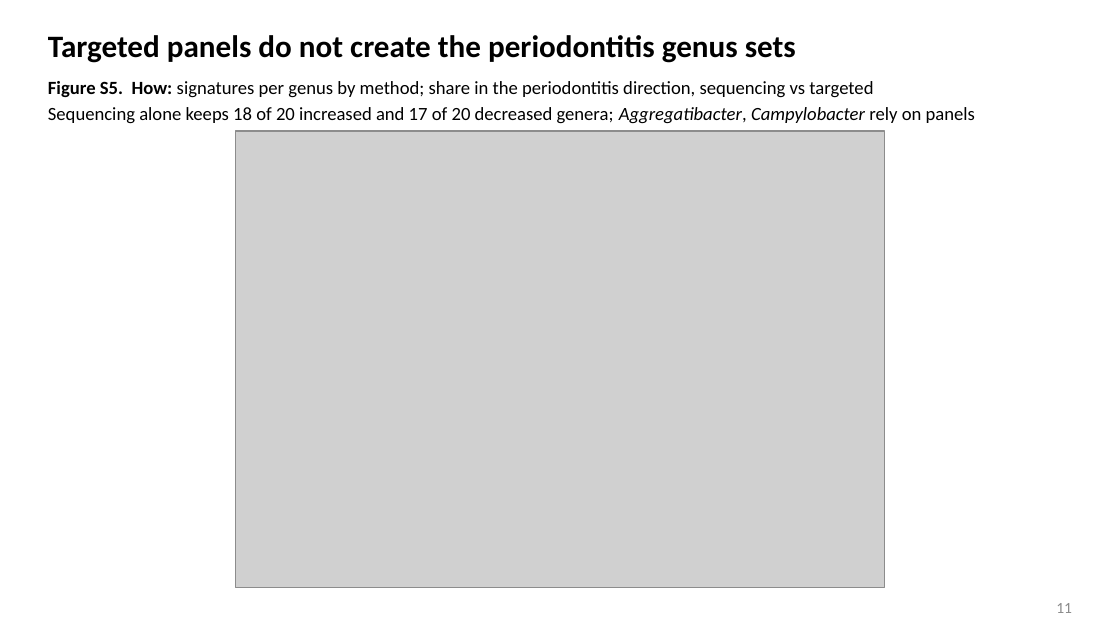
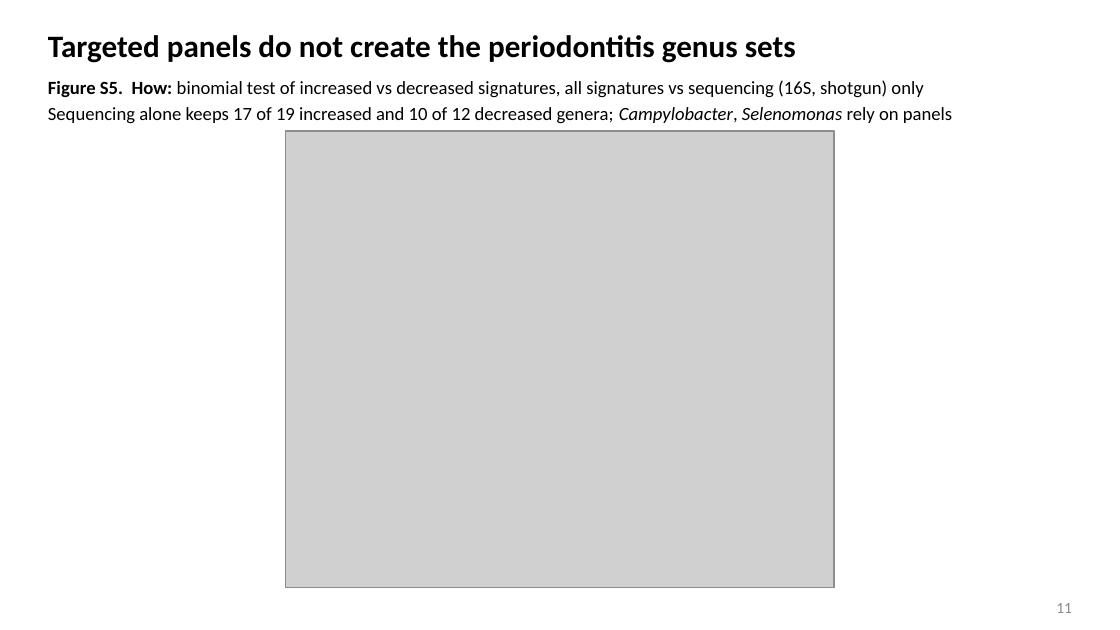
Before and after one commit to ccb-hms/perio-bugs, a slide deck: slide 11 of reports/metadata_options/periosigdb_figures.pptx. Drawn at 1120x630 pixels with LibreOffice and Linux fonts; fonts in the diff are those of the drawing; grey boxes stand for pictures. Boxes give left, top, right and bottom in pixels: in the first picture for what was removed or moved away, otherwise in the second. Text is boxed around its words. In the diff, an @@ line names an element or a change of style, - is before the commit and + after.

```diff
--- a/reports/metadata_options/periosigdb_figures.pptx
+++ b/reports/metadata_options/periosigdb_figures.pptx
@@ text at <box>48,80,952,124</box>: text changed @@
-Figure S5. How: signatures per genus by method; share in the periodontitis direction, sequencing vs targeted
-Sequencing alone keeps 18 of 20 increased and 17 of 20 decreased genera; Aggregatibacter, Campylobacter rely on panels
+Figure S5. How: binomial test of increased vs decreased signatures, all signatures vs sequencing (16S, shotgun) only
+Sequencing alone keeps 17 of 19 increased and 10 of 12 decreased genera; Campylobacter, Selenomonas rely on panels
@@ picture: place and size @@
-picture at <box>235,131,884,588</box>
+picture at <box>286,131,834,588</box>
```
Also in this commit, not shown: 12 other slides changed, 16 other files.
